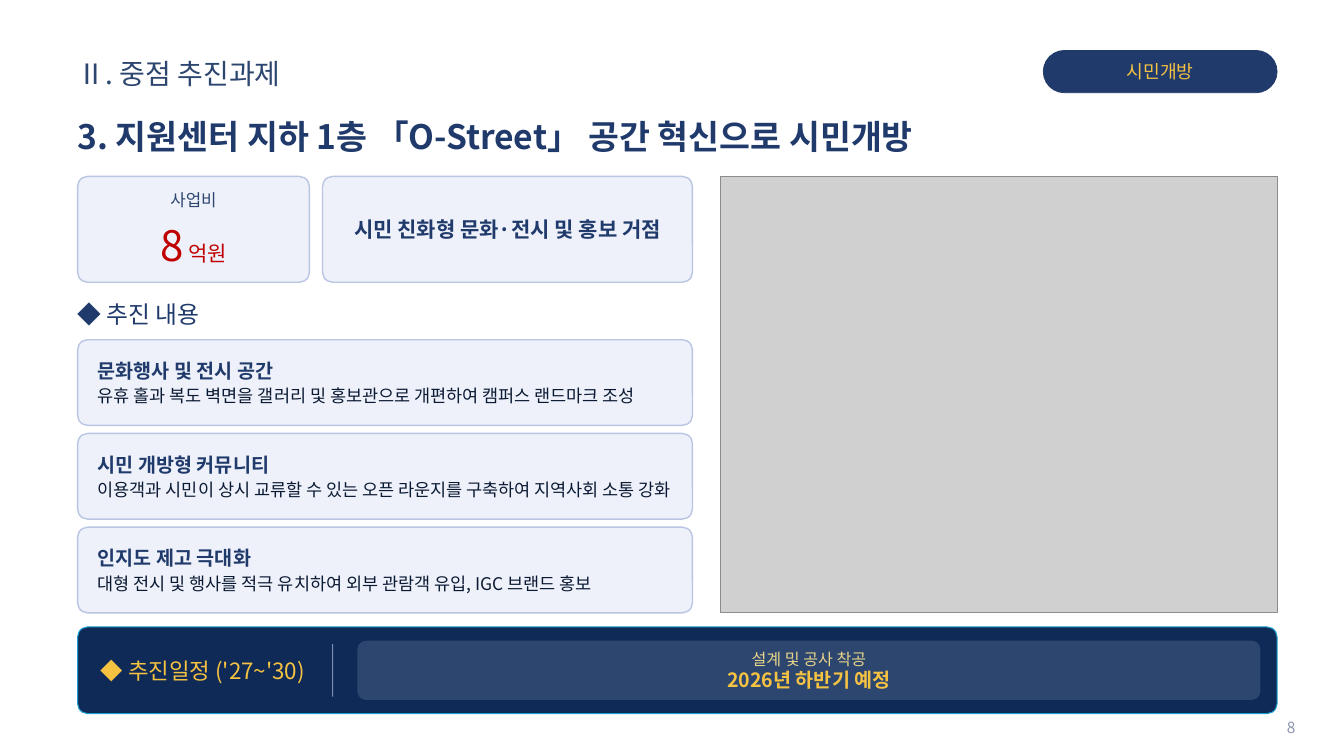
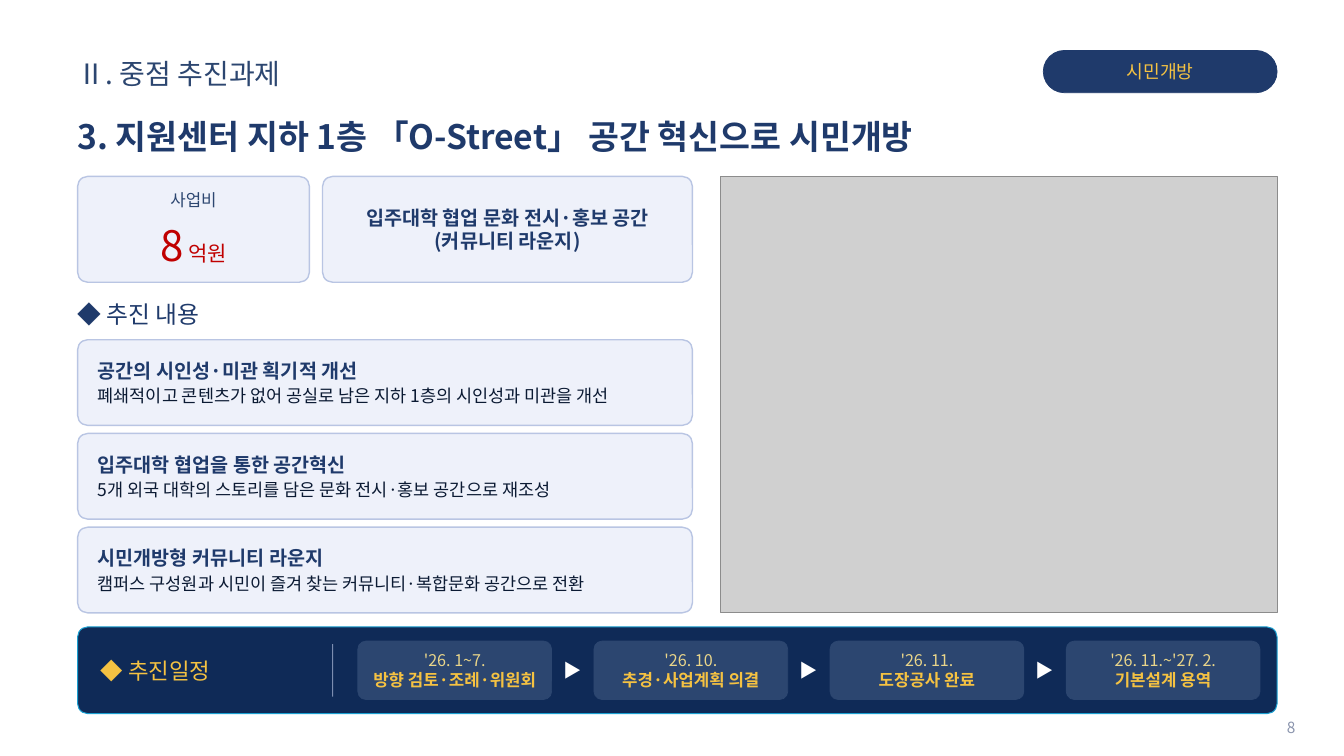
Before and after one commit to teahyunkim70-bot/my-project, a slide deck: slide 8 of Vision2030_Roadmap_발표자료.pptx. Drawn at 1344x756 pixels with LibreOffice and Linux fonts; fonts in the diff are those of the drawing; grey boxes stand for pictures; background and template pictures are left out. Boxes give left, top, right and bottom in pixels: in the first picture for what was removed or moved away, otherwise in the second. Text is boxed around its words. In the diff, an @@ line names an element or a change of style, - is before the commit and + after.

```diff
--- a/Vision2030_Roadmap_발표자료.pptx
+++ b/Vision2030_Roadmap_발표자료.pptx
@@ text at (366, 208, 649, 252): text changed; size 15 to 14 pt @@
-시민 친화형 문화·전시 및 홍보 거점
+입주대학 협업 문화 전시·홍보 공간 (커뮤니티 라운지)
@@ text at (98, 361, 609, 404): text changed @@
-문화행사 및 전시 공간
-유휴 홀과 복도 벽면을 갤러리 및 홍보관으로 개편하여 캠퍼스 랜드마크 조성
+공간의 시인성·미관 획기적 개선
+폐쇄적이고 콘텐츠가 없어 공실로 남은 지하 1층의 시인성과 미관을 개선
@@ text at (98, 455, 550, 498): text changed @@
-시민 개방형 커뮤니티
-이용객과 시민이 상시 교류할 수 있는 오픈 라운지를 구축하여 지역사회 소통 강화
+입주대학 협업을 통한 공간혁신
+5개 외국 대학의 스토리를 담은 문화 전시·홍보 공간으로 재조성
@@ text at (98, 548, 585, 592): text changed @@
-인지도 제고 극대화
-대형 전시 및 행사를 적극 유치하여 외부 관람객 유입, IGC 브랜드 홍보
+시민개방형 커뮤니티 라운지
+캠퍼스 구성원과 시민이 즐겨 찾는 커뮤니티·복합문화 공간으로 전환
@@ text added at (552, 627, 594, 714), 13 pt, text #FFFFFF @@
+▶
@@ text added at (788, 627, 831, 714), 13 pt, text #FFFFFF @@
+▶
@@ text added at (1024, 627, 1067, 714), 13 pt, text #FFFFFF @@
+▶
@@ rounded rectangle: place and size @@
-rounded rectangle at (358, 641, 1260, 700)
+rounded rectangle at (358, 641, 552, 700)
@@ text at (373, 653, 536, 688): text changed; size 14 to 12 pt @@
-설계 및 공사 착공
-2026년 하반기 예정
+'26. 1~7.
+방향 검토·조례·위원회
@@ rounded rectangle added at (594, 641, 787, 700), fill #2C4670, outline #2C4670 0.5 pt @@
@@ text added at (622, 653, 760, 688), 12 pt, text #F5C242, bold @@
+'26. 10.
+추경·사업계획 의결
@@ rounded rectangle added at (830, 641, 1023, 700), fill #2C4670, outline #2C4670 0.5 pt @@
@@ text added at (879, 653, 975, 688), 11.5 pt, text #E9D58A @@
+'26. 11.
+도장공사 완료
@@ rounded rectangle added at (1067, 641, 1260, 700), fill #2C4670, outline #2C4670 0.5 pt @@
@@ text added at (1110, 653, 1216, 688), 11.5 pt, text #E9D58A @@
+'26. 11.~'27. 2.
+기본설계 용역
@@ text at (128, 660, 210, 681): text changed @@
-◆ 추진일정 ('27~'30)
+◆ 추진일정
```
Also in this commit, not shown: 2 other slides changed.
